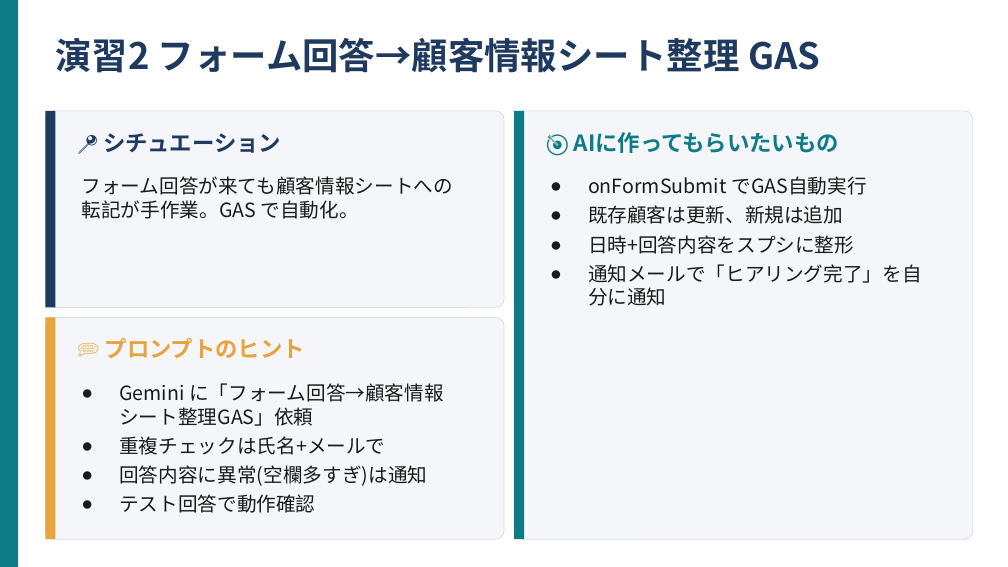
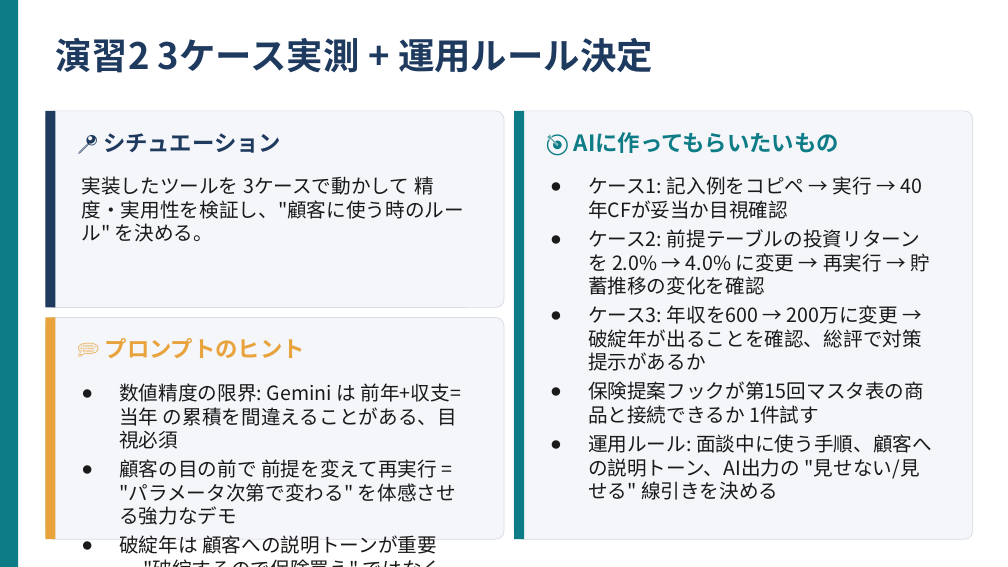
Before and after one commit to kana-story-321/github.io, a slide deck: slide 6 of lecture_pptx/out/s17/ワーク02.pptx. Drawn at 1008x567 pixels with LibreOffice and Linux fonts; fonts in the diff are those of the drawing. Boxes give left, top, right and bottom in pixels: in the first picture for what was removed or moved away, otherwise in the second. Text is boxed around its words. In the diff, an @@ line names an element or a change of style, - is before the commit and + after.

```diff
--- a/lecture_pptx/out/s17/ワーク02.pptx
+++ b/lecture_pptx/out/s17/ワーク02.pptx
@@ text at (55,38,653,73): text changed @@
-演習2 フォーム回答→顧客情報シート整理 GAS
+演習2 3ケース実測 + 運用ルール決定
@@ text at (81,176,464,242): text changed @@
-フォーム回答が来ても顧客情報シートへの転記が手作業。GAS で自動化。
+実装したツールを 3ケースで動かして 精度・実用性を検証し、"顧客に使う時のルール" を決める。
@@ text at (588,176,932,500): text changed @@
-● onFormSubmit でGAS自動実行
-● 既存顧客は更新、新規は追加
-● 日時+回答内容をスプシに整形
-● 通知メールで「ヒアリング完了」を自分に通知
+● ケース1: 記入例をコピペ → 実行 → 40年CFが妥当か目視確認
+● ケース2: 前提テーブルの投資リターンを 2.0% → 4.0% に変更 → 再実行 → 貯蓄推移の変化を確認
+● ケース3: 年収を600 → 200万に変更 → 破綻年が出ることを確認、総評で対策提示があるか
+● 保険提案フックが第15回マスタ表の商品と接続できるか 1件試す
+● 運用ルール: 面談中に使う手順、顧客への説明トーン、AI出力の "見せない/見せる" 線引きを決める
@@ text at (119,383,461,554): text changed @@
-● Gemini に「フォーム回答→顧客情報シート整理GAS」依頼
-● 重複チェックは氏名+メールで
-● 回答内容に異常(空欄多すぎ)は通知
-● テスト回答で動作確認
+● 数値精度の限界: Gemini は 前年+収支=当年 の累積を間違えることがある、目視必須
+● 顧客の目の前で 前提を変えて再実行 = "パラメータ次第で変わる" を体感させる強力なデモ
+● 破綻年は 顧客への説明トーンが重要 — "破綻するので保険買え" ではなく "備えを一緒に考える材料"
+● 運用ルールに "AI出力そのままは顧客に見せない、必ずレビューしてから" を含める
```
Also in this commit, not shown: 7 other slides changed, 10 other files.
